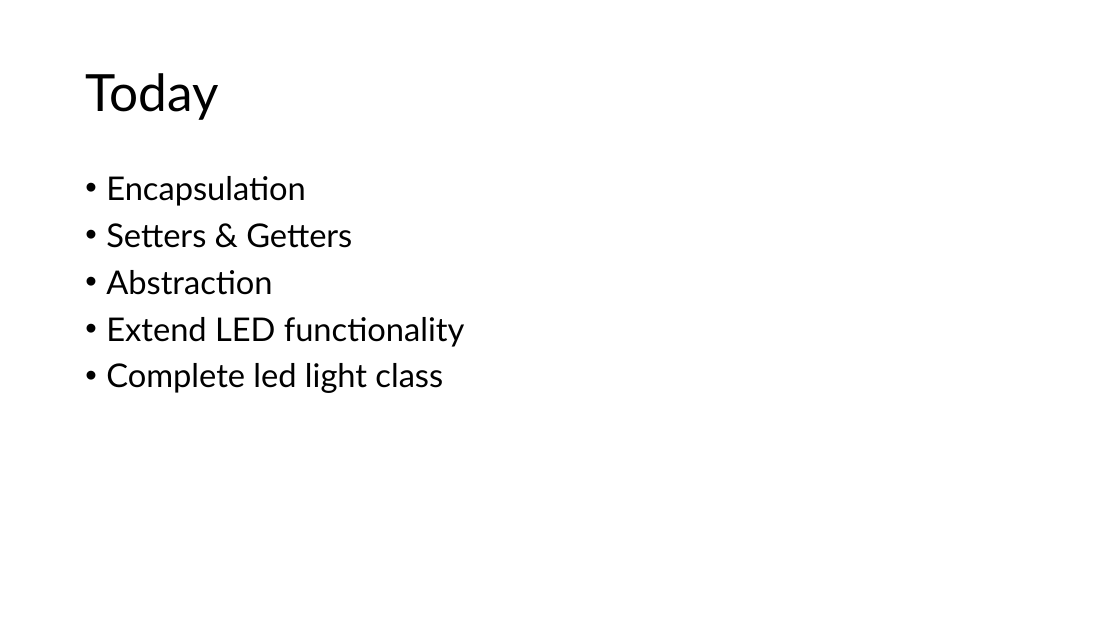
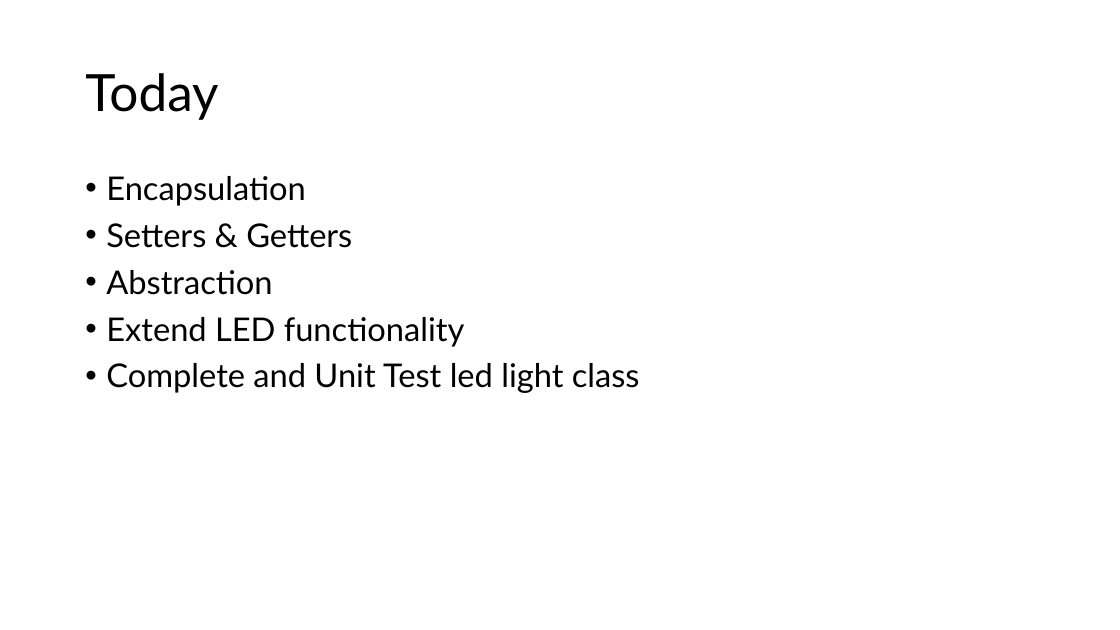
Before and after one commit to TempeHS/MicroPython_OOP_Pi_Pico_Mini_Project_Source, a slide deck: slide 3 of tutorials/presentations/Lecture3.pptx. Drawn at 1120x630 pixels with LibreOffice and Linux fonts; fonts in the diff are those of the drawing. Boxes give left, top, right and bottom in pixels: in the first picture for what was removed or moved away, otherwise in the second. Text is boxed around its words. In the diff, an @@ line names an element or a change of style, - is before the commit and + after.

Commit message:
add unit tests

```diff
--- a/tutorials/presentations/Lecture3.pptx
+++ b/tutorials/presentations/Lecture3.pptx
@@ text at <box>106,363,640,393</box>: text changed @@
-• Complete led light class
+• Complete and Unit Test led light class
```
Also in this commit, not shown: 1 other slide changed, 11 other files.
